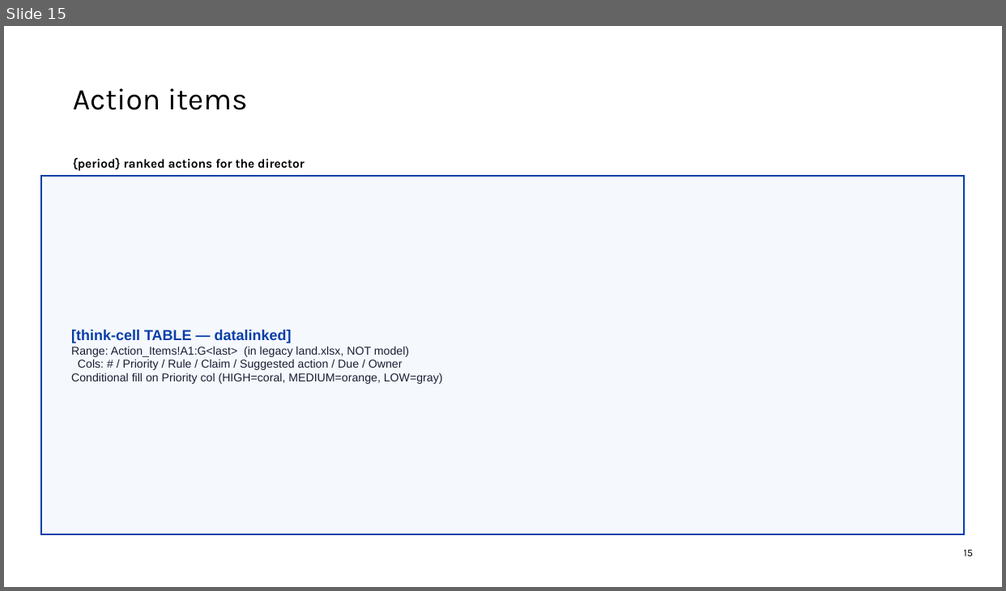
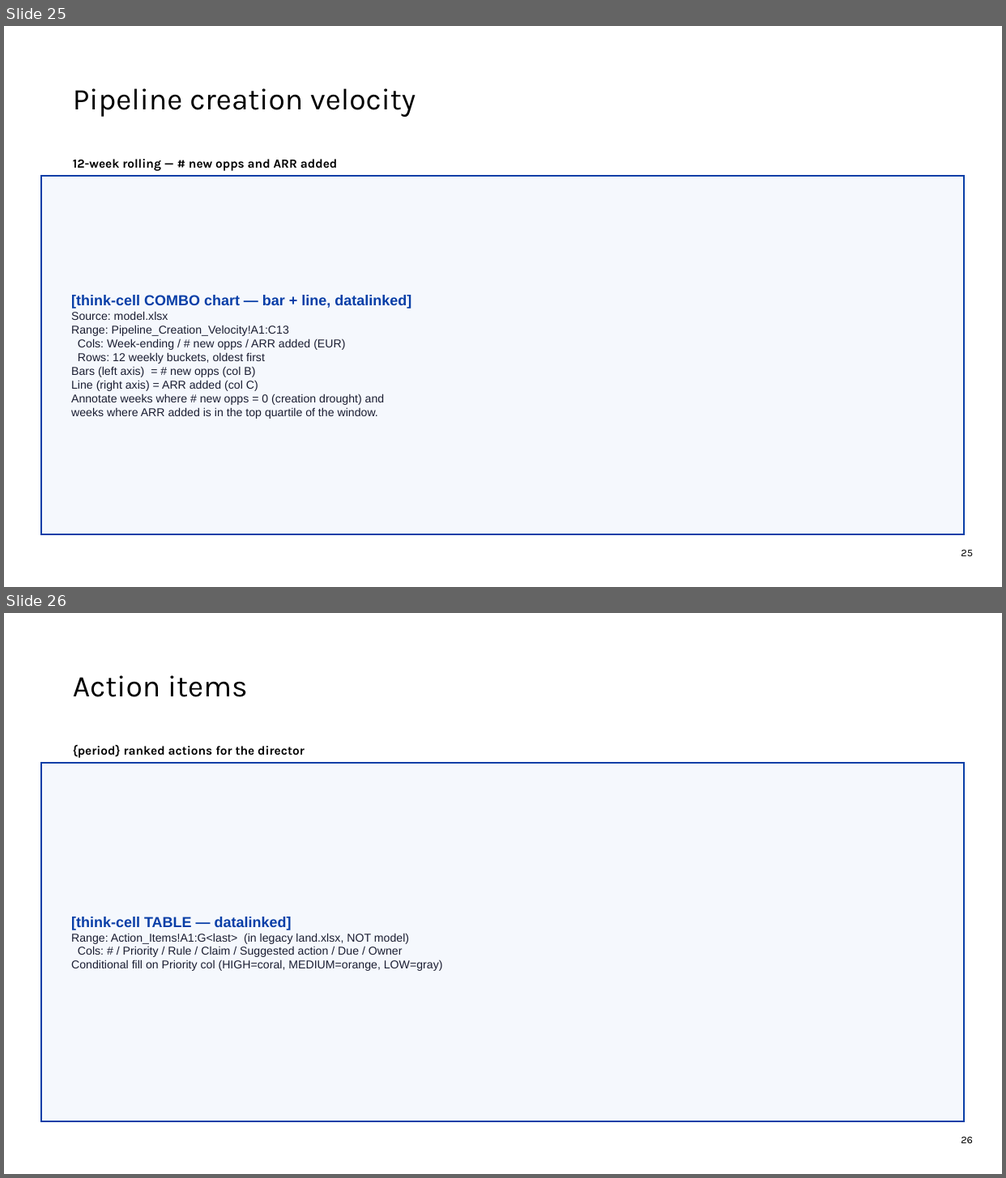
Before and after one commit to Andre-Profitt/sales-ops-copilot, a slide deck: assets/LAND_template.pptx. Shown one above the other, each under a label of ours: slide 15 before the commit, slides 25 and 26 after it. The pictures are 1006x591 and 1006x1178 pixels, drawn with LibreOffice and Linux fonts; fonts in the diff are those of the drawing; background and template pictures are left out. Boxes give left, top, right and bottom in pixels: in the first picture for what was removed or moved away, otherwise in the second. Text is boxed around its words. In the diff, an @@ line names an element or a change of style, - is before the commit and + after.

```diff
--- a/assets/LAND_template.pptx
+++ b/assets/LAND_template.pptx
@@ slide 25 added at [4, 26, 1002, 587], background #FFFFFF; not listed: 1 template element that a slide beside it also shows @@
@@ text added at [73, 88, 415, 117], 29 pt, text #000000 @@
+Pipeline creation velocity
@@ text added at [73, 159, 337, 171], 12 pt, text #000000, bold @@
+12-week rolling — # new opps and ARR added
@@ rectangle added at [41, 176, 965, 535], fill #F5F8FD, outline #083EA7 1.5 pt, 11 pt, text #1A1D31 @@
+[think-cell COMBO chart — bar + line, datalinked]
+Source: model.xlsx
+Range: Pipeline_Creation_Velocity!A1:C13
+Cols: Week-ending / # new opps / ARR added (EUR)
+Rows: 12 weekly buckets, oldest first
+Bars (left axis) = # new opps (col B)
+Line (right axis) = ARR added (col C)
+Annotate weeks where # new opps = 0 (creation drought) and
+weeks where ARR added is in the top quartile of the window.
@@ what was slide 15 is now slide 26 @@
@@ page number at [961, 1137, 973, 1144]: text changed @@
-15
+26
```
Also in this commit, not shown: 11 other slides added, 1 slide removed, 2 other files.
